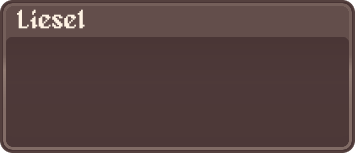
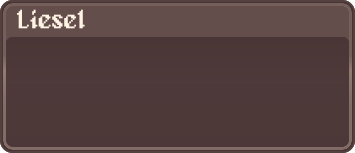
Two versions of the same layered image (355x153). Layer-by-layer changes:
added layer "Mapa de Degradê 1 copiar" above "Mapa de Degradê 1" over [0, 0, 355, 153]
